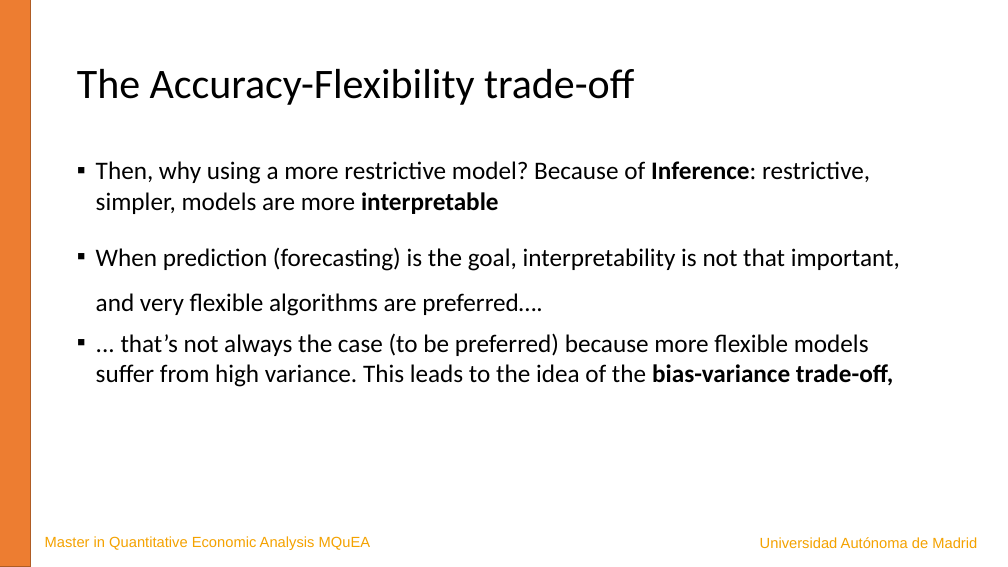
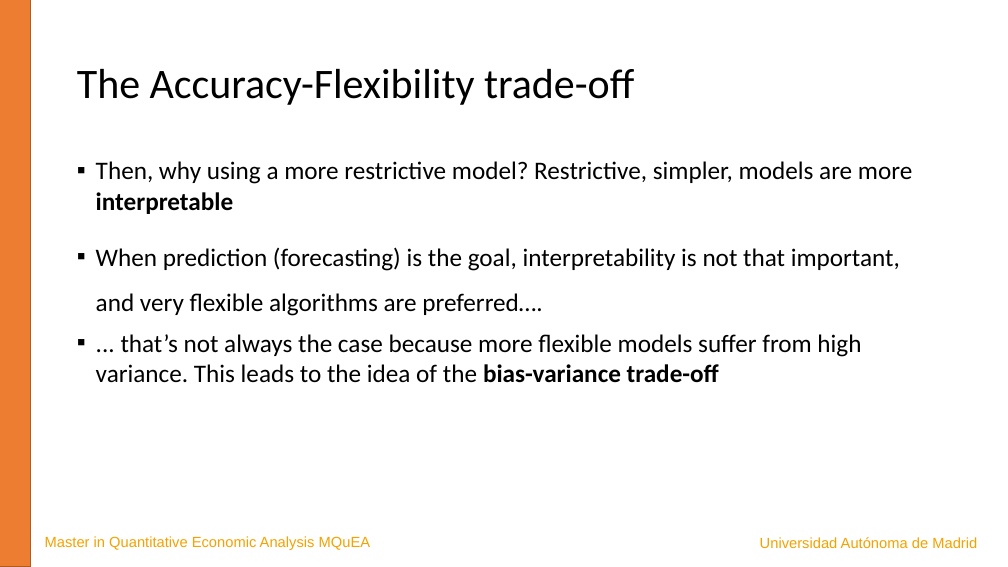
Before and after one commit to JavierBas/IMLEF-MQuEA, a slide deck: slide 15 of Slides/Topic 1 What is ML.pptx. Drawn at 1008x567 pixels with LibreOffice and Linux fonts; fonts in the diff are those of the drawing. Boxes give left, top, right and bottom in pixels: in the first picture for what was removed or moved away, otherwise in the second. Text is boxed around its words. In the diff, an @@ line names an element or a change of style, - is before the commit and + after.

```diff
--- a/Slides/Topic 1 What is ML.pptx
+++ b/Slides/Topic 1 What is ML.pptx
@@ text at <box>96,161,912,214</box>: text changed @@
-▪ Then, why using a more restrictive model? Because of Inference: restrictive, simpler, models are more interpretable
+▪ Then, why using a more restrictive model? Restrictive, simpler, models are more interpretable
@@ text at <box>96,334,861,383</box>: text changed @@
-▪ ... that’s not always the case (to be preferred) because more flexible models suffer from high variance. This leads to the idea of the bias-variance trade-off,
+▪ ... that’s not always the case because more flexible models suffer from high variance. This leads to the idea of the bias-variance trade-off
```
Also in this commit, not shown: 3 other slides changed, 13 other files.
